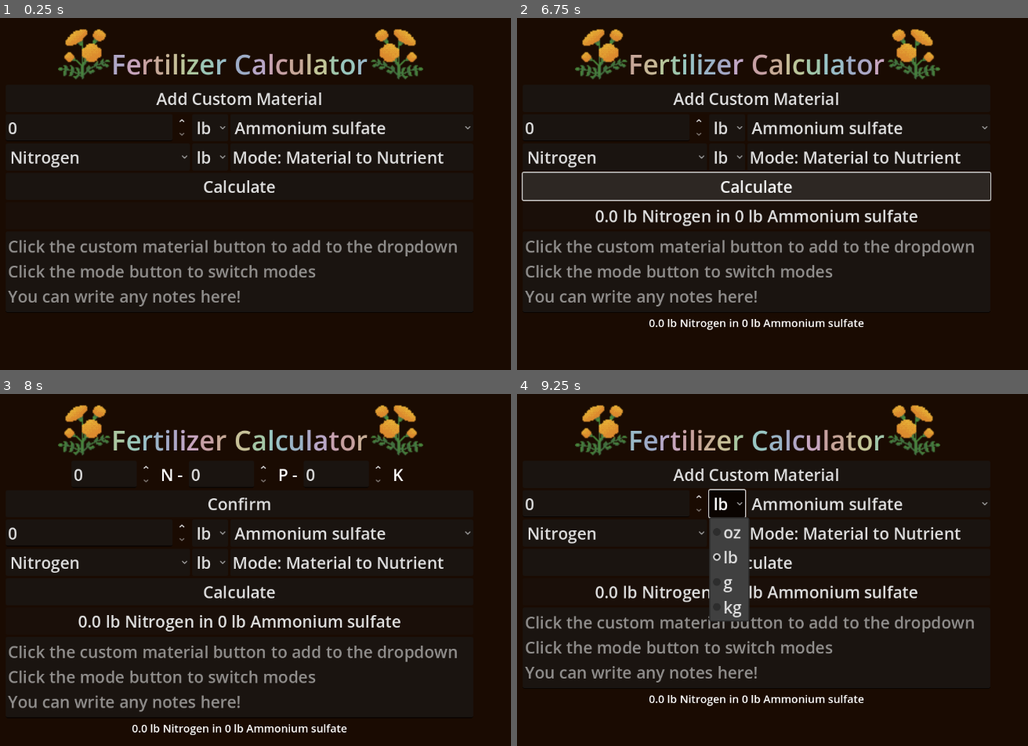
Above: before the commit, frames 1-4 (two rows, left to right).
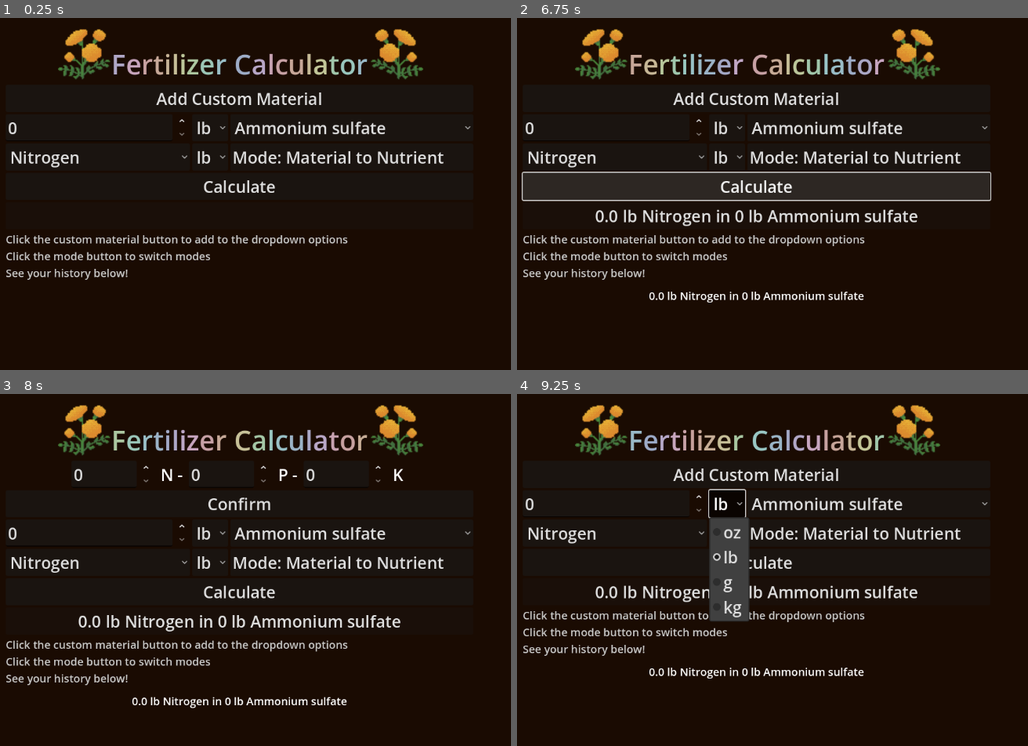
Above: after the commit, the same moments.

Repository: RSpencerosa/fertilizer_calculator
Game: Godot game, scene res://main.tscn
Same seed, same stepped clock (60 frames per second), same inputs: the game is played once before the commit and once after it.
Inputs:
- Up to frame 1 (0.25 s): no input
- Up to frame 2 (6.75 s): click "Add Custom Material" at 0.5 s; click "Confirm" at 1.25 s; click "lb" at 2 s; click "Ammonium sulfate" at 2.75 s; click "Nitrogen" at 3.5 s; click "lb" at 4.25 s; click "Mode: Material to Nutrient" at 5 s; click "Mode: Nutrient to Material" at 5.75 s; click "Calculate" at 6.5 s
- Up to frame 3 (8 s): click "Add Custom Material" at 7.25 s
- Up to frame 4 (9.25 s): click "Confirm" at 8 s; click "lb" at 8.75 s

The runs differ from the first frame. In frame 1, 4.2% of the frame differs, in the area x 1-90%, y 61-82%; in frame 2, 5.1%, in the area x 1-90%, y 61-89%; in frame 3, 5.0%; in frame 4, 5.0%.

Commit message:
Add minor updates

Diff:
--- a/project/main.tscn
+++ b/project/main.tscn
@@ -185,13 +185,14 @@
 disabled = true
 text_overrun_behavior = 3
 
-[node name="notes" type="TextEdit" parent="split/left"]
-custom_minimum_size = Vector2(508, 150)
-layout_mode = 2
-theme_override_font_sizes/font_size = 30
-placeholder_text = "Click the custom material button to add to the dropdown
+[node name="notes" type="Label" parent="split/left"]
+custom_minimum_size = Vector2(508, 100)
+layout_mode = 2
+theme_override_colors/font_color = Color(0.796243, 0.796243, 0.796243, 1)
+theme_override_font_sizes/font_size = 20
+text = "Click the custom material button to add to the dropdown options
 Click the mode button to switch modes
-You can write any notes here!"
+See your history below!"
 
 [node name="history" type="RichTextLabel" parent="split/left"]
 custom_minimum_size = Vector2(860, 300)
@@ -200,12 +201,12 @@
 theme_override_font_sizes/normal_font_size = 20
 horizontal_alignment = 1
 
-[node name="Sprite2D" type="Sprite2D" parent="."]
+[node name="flower1" type="Sprite2D" parent="."]
 position = Vector2(246, 63)
 scale = Vector2(2, 2)
 texture = ExtResource("2_0xm2m")
 
-[node name="Sprite2D2" type="Sprite2D" parent="."]
+[node name="flower2" type="Sprite2D" parent="."]
 position = Vector2(818, 63)
 scale = Vector2(2, 2)
 texture = ExtResource("2_0xm2m")
